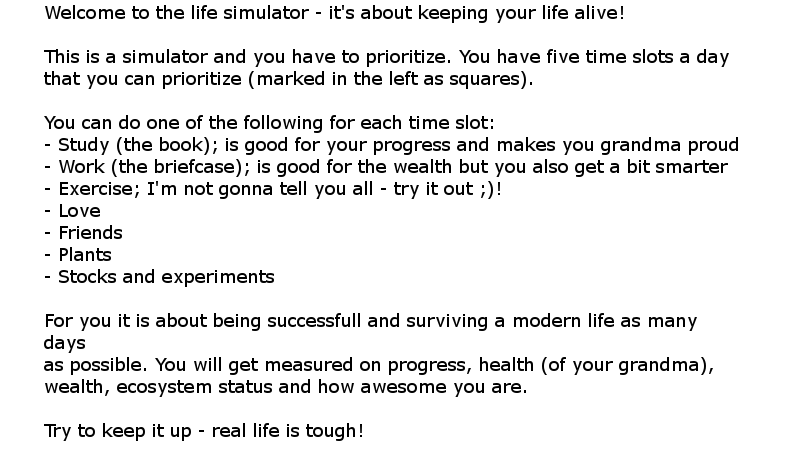
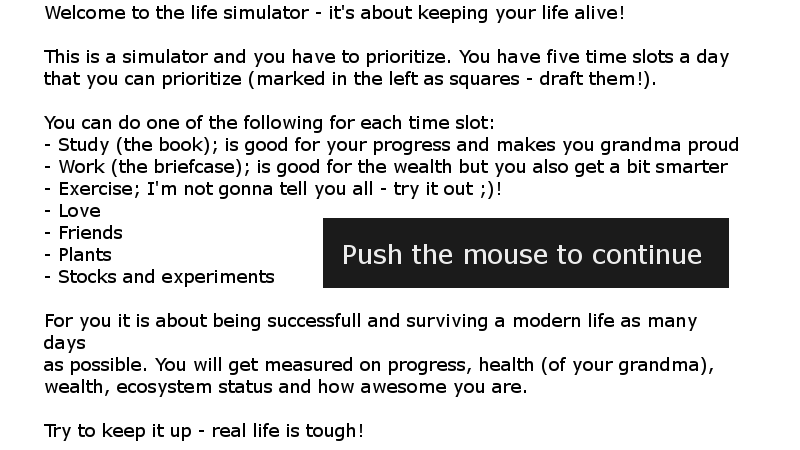
Layer changes from the first 800x450 image to the second:
painted on "Welcome to the life simulator ..." over (323, 71, 729, 288)
